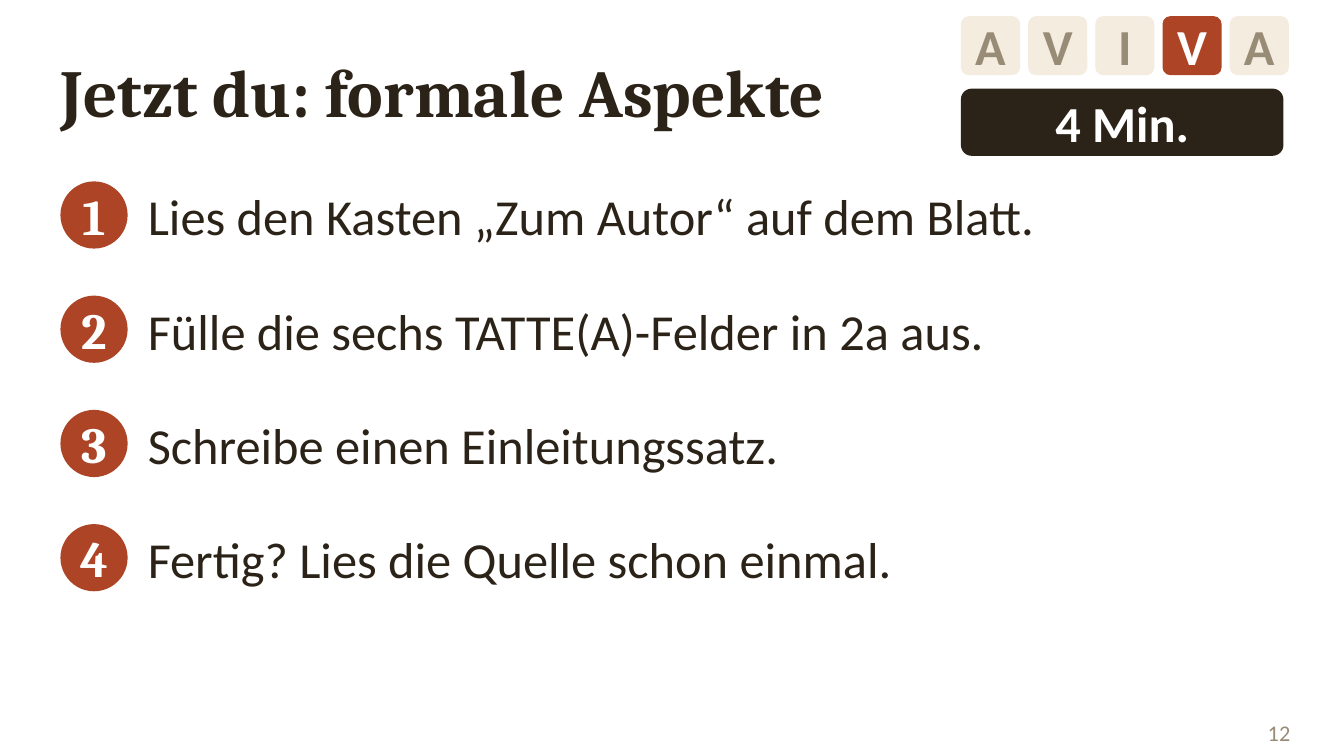
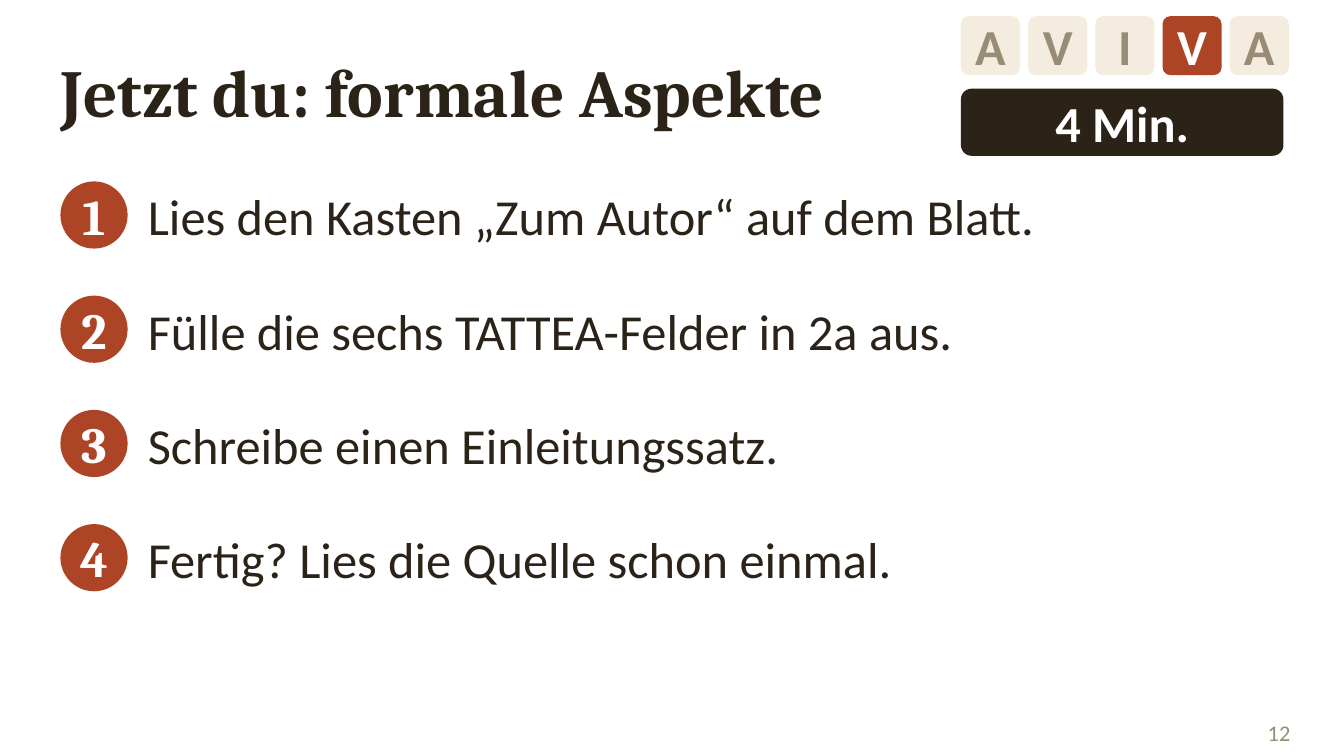
Before and after one commit to golzkonstantin-gif/Schule, a slide deck: slide 12 of Geschichte_11/Doppelstunde_Test_Quellenanalyse/Folien_Quellenanalyse.pptx. Drawn at 1344x756 pixels with LibreOffice and Linux fonts; fonts in the diff are those of the drawing. Boxes give left, top, right and bottom in pixels: in the first picture for what was removed or moved away, otherwise in the second. Text is boxed around its words. In the diff, an @@ line names an element or a change of style, - is before the commit and + after.

```diff
--- a/Geschichte_11/Doppelstunde_Test_Quellenanalyse/Folien_Quellenanalyse.pptx
+++ b/Geschichte_11/Doppelstunde_Test_Quellenanalyse/Folien_Quellenanalyse.pptx
@@ text at bbox=[148, 315, 952, 351]: text changed @@
-Fülle die sechs TATTE(A)-Felder in 2a aus.
+Fülle die sechs TATTEA-Felder in 2a aus.
```
Also in this commit, not shown: 1 other slide changed, 14 other files.
